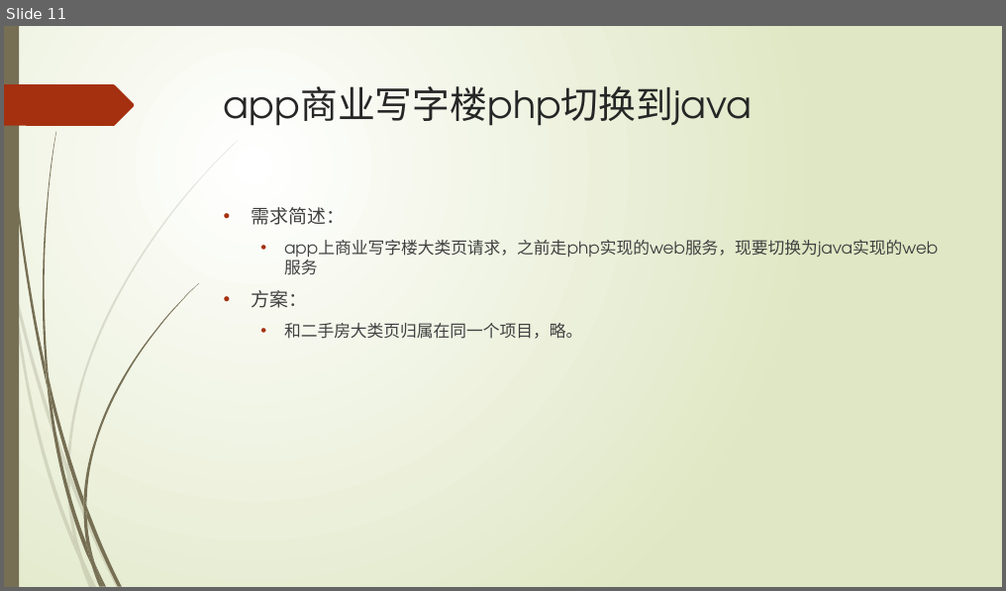
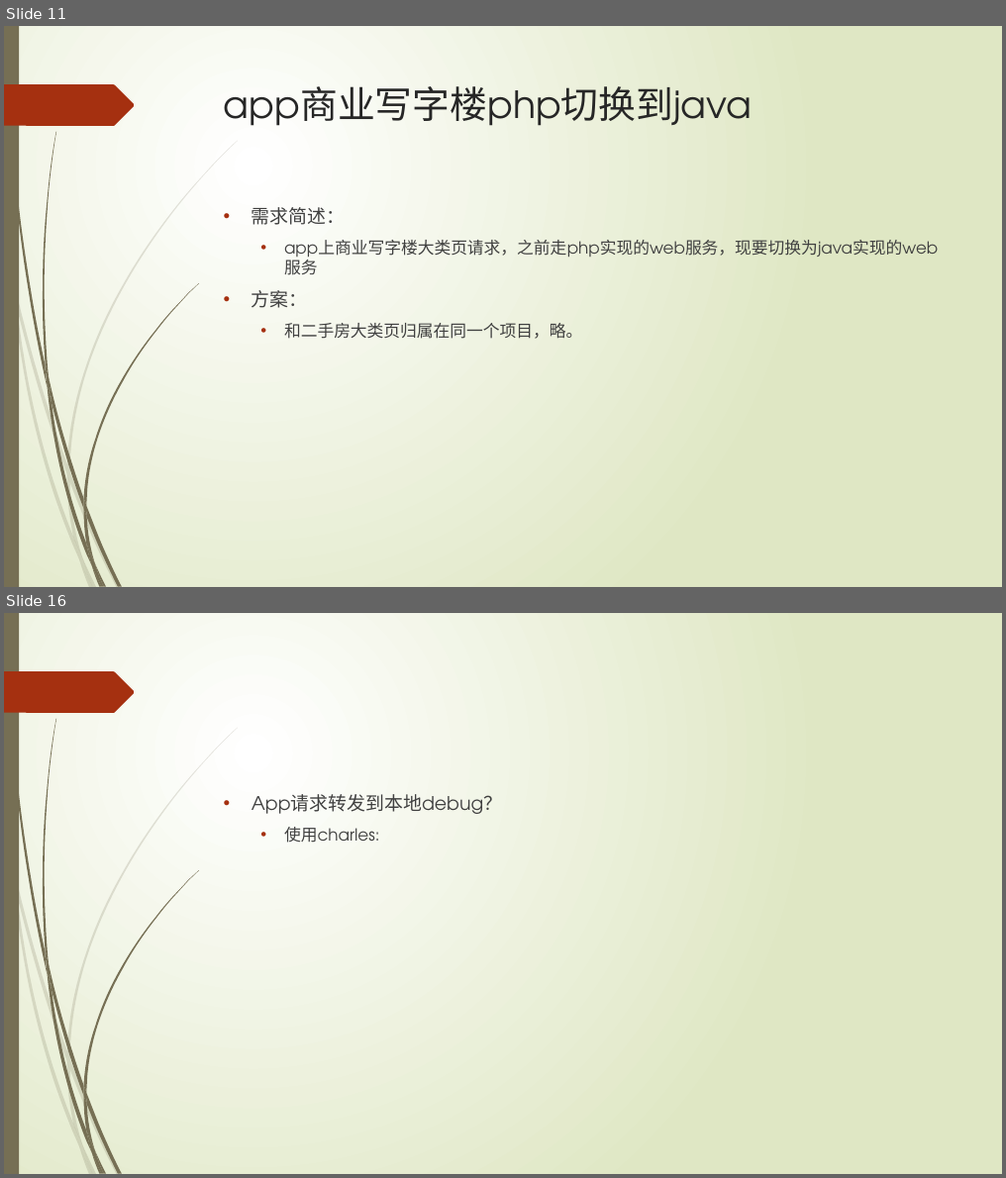
Before and after one commit to lspgithublxh/document, a slide deck: 业务习惯/入职三月以来工作总结.pptx. Shown one above the other, each under a label of ours: slide 11 before the commit, slides 11 and 16 after it; the slides between them are not shown. The pictures are 1006x591 and 1006x1178 pixels, drawn with LibreOffice and Linux fonts; fonts in the diff are those of the drawing. Boxes give left, top, right and bottom in pixels: in the first picture for what was removed or moved away, otherwise in the second. Text is boxed around its words. In the diff, an @@ line names an element or a change of style, - is before the commit and + after.

```diff
--- a/业务习惯/入职三月以来工作总结.pptx
+++ b/业务习惯/入职三月以来工作总结.pptx
@@ slide 16 added at (4, 613, 1002, 1174), background gradient #FFFFFF to #DFE8C4; not listed: 24 template elements that a slide beside it also shows @@
@@ text added at (252, 794, 502, 843), 18 pt, text #404040 @@
+• App请求转发到本地debug？
+  • 使用charles:
```
Also in this commit, not shown: 1 slide changed, 3 other slides added, 1 slide removed.
